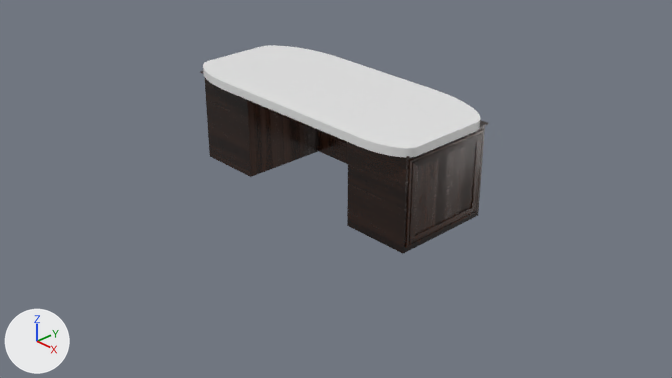
Renders of the Blender file Blender/Desk.blend from each side of a commit.
The view is the same before and after, from the file's camera 'Camera'. Lighting does not change. The marker at lower left points along +X, +Y and +Z.
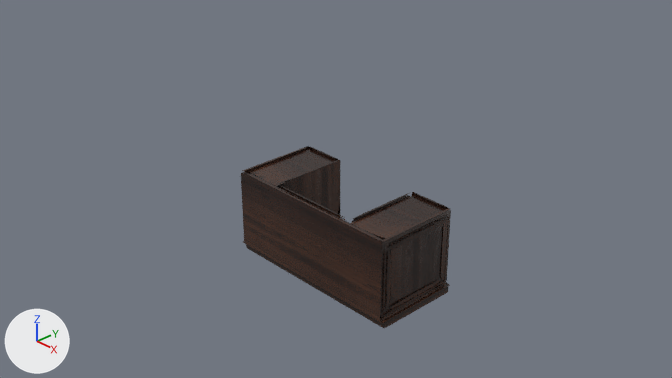
Commit message: working desk

Changed parts and their boxes [x1, y1, x2, y2] in the pictures (672 x 378 px):
'Object_2', reshaped, moved, rescaled, modifiers changed
    before: [200, 71, 489, 253]
    after: [241, 146, 451, 328]
'Cube', deleted
    before: [203, 45, 480, 158]
part 1 of me_object_0, added
    after: [246, 244, 448, 328]
part 2 of me_object_0, added
    after: [241, 146, 451, 323]

The change in detail:
me_object_0 is used by ob_object_2; parent ob_simple_desk_obj_cleaner_materialmerger_gles; location (0.0, 0.0, 0.0); scale (3.0, 2.0, 2.0).
me_object_0 had 1117 vertices, 415 faces, 261 loose edges and spanned x -82.0..82.0, y -80.0..0.0, z -46.0..44.0.
me_object_0 now has 3341 vertices, 2315 faces, 279 loose edges and spans x -82.0..82.0, y -91.0..0.0, z -46.0..44.0.
me_object_0 part 1: a new loose piece of 522 vertices spanning x -81.0..81.0, y -87.0..-80.0, z -44.0..42.0, in mat_simple_desk_mat.
me_object_0 part 2: 1572 vertices added at x -82.0..82.0, y -80.0..0.0, z -46.0..44.0.
Object 'Object_2' (ob_object_2) moves from (0.0, 0.0, 0.0) to (16.06, 3.512, -0.67).
Object 'Object_2' (ob_object_2) is rescaled from (3.0, 2.0, 2.0) to (-2.18, -1.82, -1.84).
Object 'Object_2' (ob_object_2) gains a SUBSURF modifier named 'Subdivision'.
Object 'Cube' (ob_cube) is deleted.
